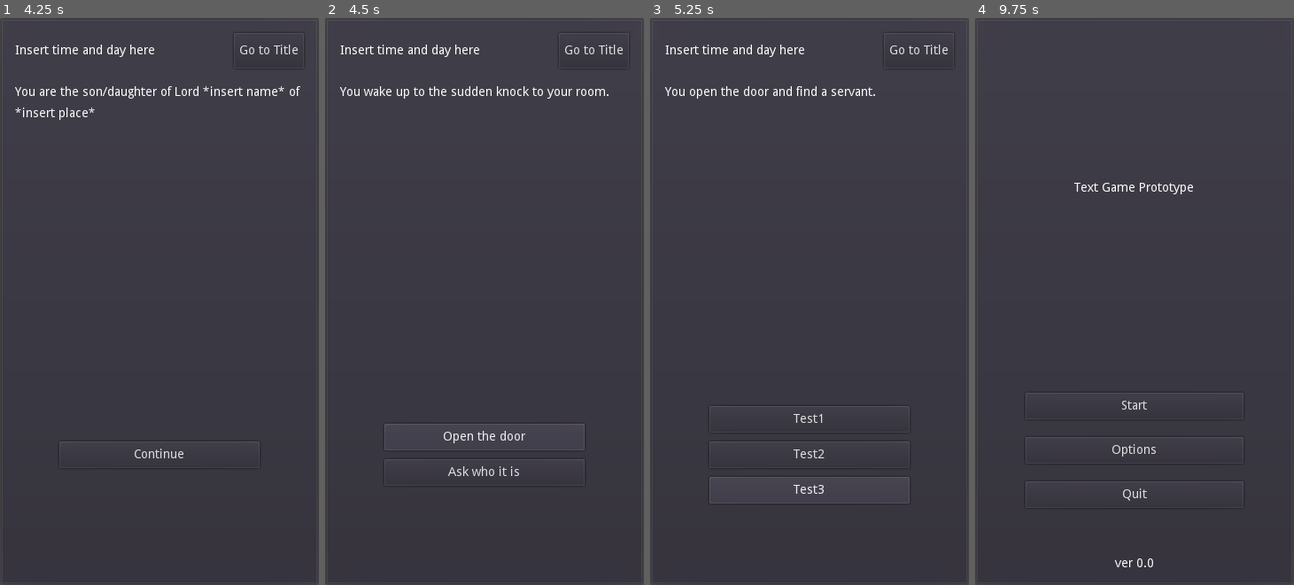
Above: before the commit, frames 1-4 (left to right).
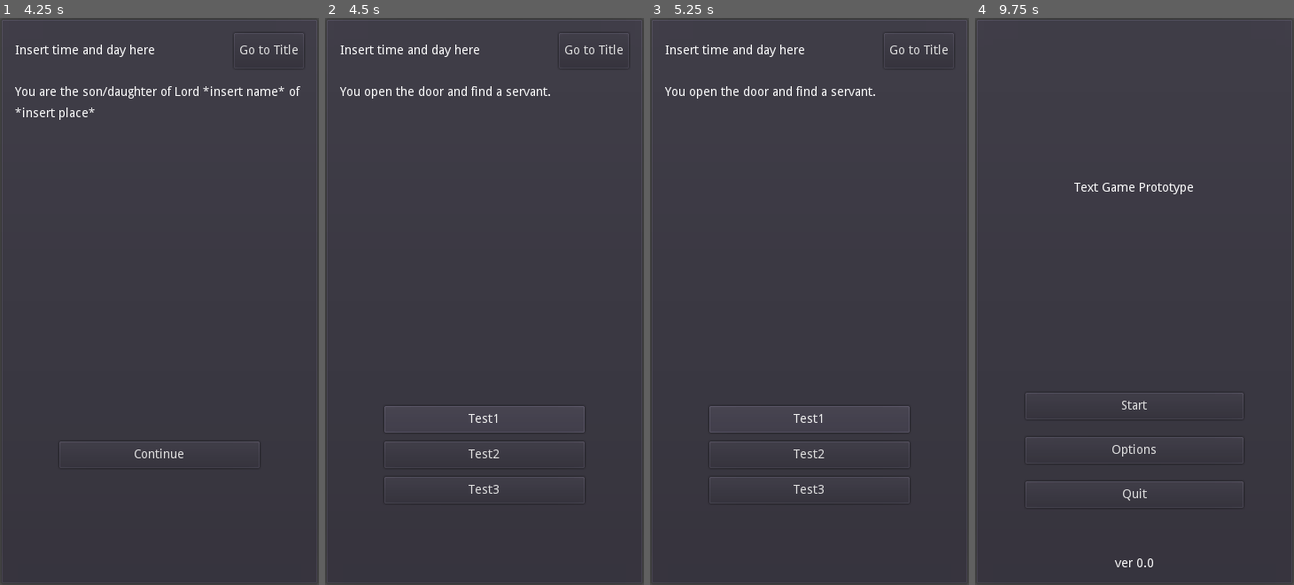
Above: after the commit, the same moments.

Repository: philipuriarte/A-Churchyard-of-Orphans
Game: Godot game, scene res://scenes/main.tscn
Two runs of this game, one before a commit and one after it. Both use one fixed random seed, a clock stepped at 60 frames per second and the inputs below.
Inputs:
- Up to frame 1 (4.25 s): click "Start" at 0.5 s; click "Go to Title" at 1.25 s; click "Start" at 2 s; click "Go to Title" at 2.75 s; click "Start" at 3.5 s
- Up to frame 2 (4.5 s): click "Continue" at 4.25 s
- Up to frame 3 (5.25 s): click "Open the door" (after the commit: "Test1") at 5 s
- Up to frame 4 (9.75 s): click "Test2" at 5.75 s; click "Test3" at 6.5 s; click "Test1" at 7.25 s; click "Test2" at 8 s; click "Test3" at 8.75 s; click "Go to Title" at 9.5 s

Frame 1 is identical in both runs. In frame 2, 1.8% of the frame differs, in the area x 12-89%, y 12-84%; in frame 3, less than 0.1%; in frame 4, nothing differs.

Commit message:
Add func _on_Choice_btn_pressed and connect it to choice_1

Diff:
--- a/logic/content.gd
+++ b/logic/content.gd
@@ -18,6 +18,14 @@
 
 func _ready() -> void:
 	set_content("prologue")
+	choice_1.connect("pressed", self,"_on_Choice_btn_pressed", [1])
+
+
+func _on_Choice_btn_pressed(index: int):
+	print("button pressed")
+	if content_dict[current_page]["choices"][index].has("output"):
+		output_key = content_dict[current_page]["choices"][index]["output"]
+		set_content(output_key)
 
 
 # Functions for checking if any of the Choice buttons were released
